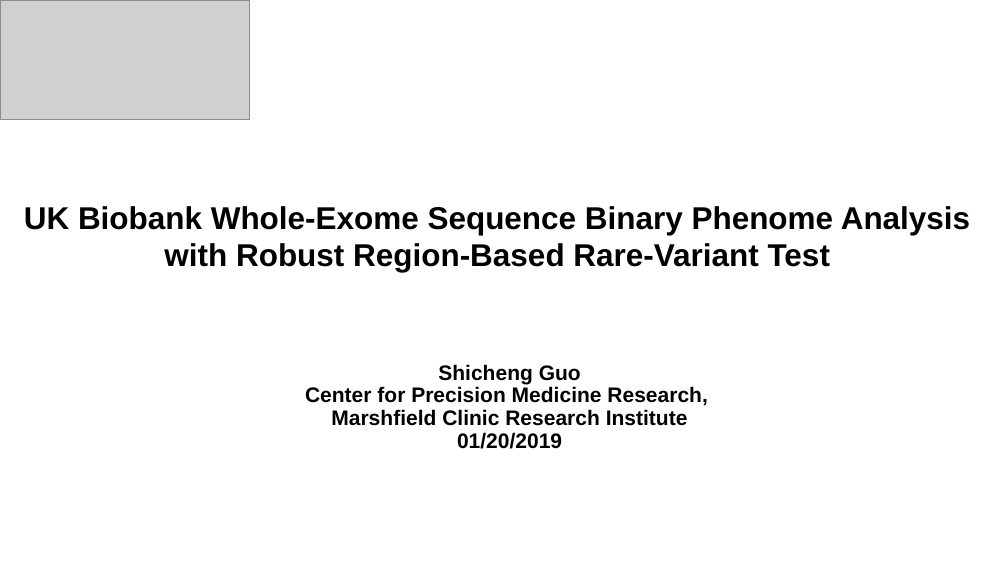
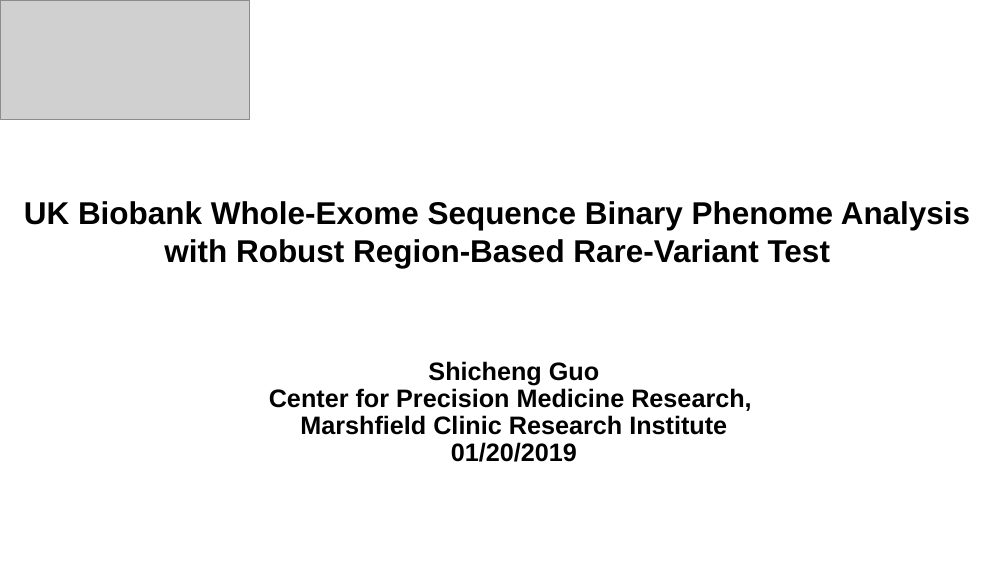
Before and after one commit to Shicheng-Guo/Shicheng-Guo.Github.io, a slide deck: slide 1 of tutorials/2020/Robust-SKAT-Shicheng-Guo-2020-MCRI.pptx. Drawn at 1008x567 pixels with LibreOffice and Linux fonts; fonts in the diff are those of the drawing; grey boxes stand for pictures. Boxes give left, top, right and bottom in pixels: in the first picture for what was removed or moved away, otherwise in the second. Text is boxed around its words. In the diff, an @@ line names an element or a change of style, - is before the commit and + after.

```diff
--- a/tutorials/2020/Robust-SKAT-Shicheng-Guo-2020-MCRI.pptx
+++ b/tutorials/2020/Robust-SKAT-Shicheng-Guo-2020-MCRI.pptx
@@ text "UK Biobank Whole-Exome Sequence Binary ...": place and size @@
-text "UK Biobank Whole-Exome Sequence Binary ..." at bbox=[24, 206, 970, 272]
+text "UK Biobank Whole-Exome Sequence Binary ..." at bbox=[24, 201, 970, 268]
@@ text "Shicheng Guo": place and size @@
-text "Shicheng Guo" at bbox=[305, 364, 707, 449]
+text "Shicheng Guo" at bbox=[269, 361, 751, 462]
@@ text "Shicheng Guo" at bbox=[269, 361, 751, 462]: size 20 to 24 pt @@
```
Also in this commit, not shown: 1 slide added.
